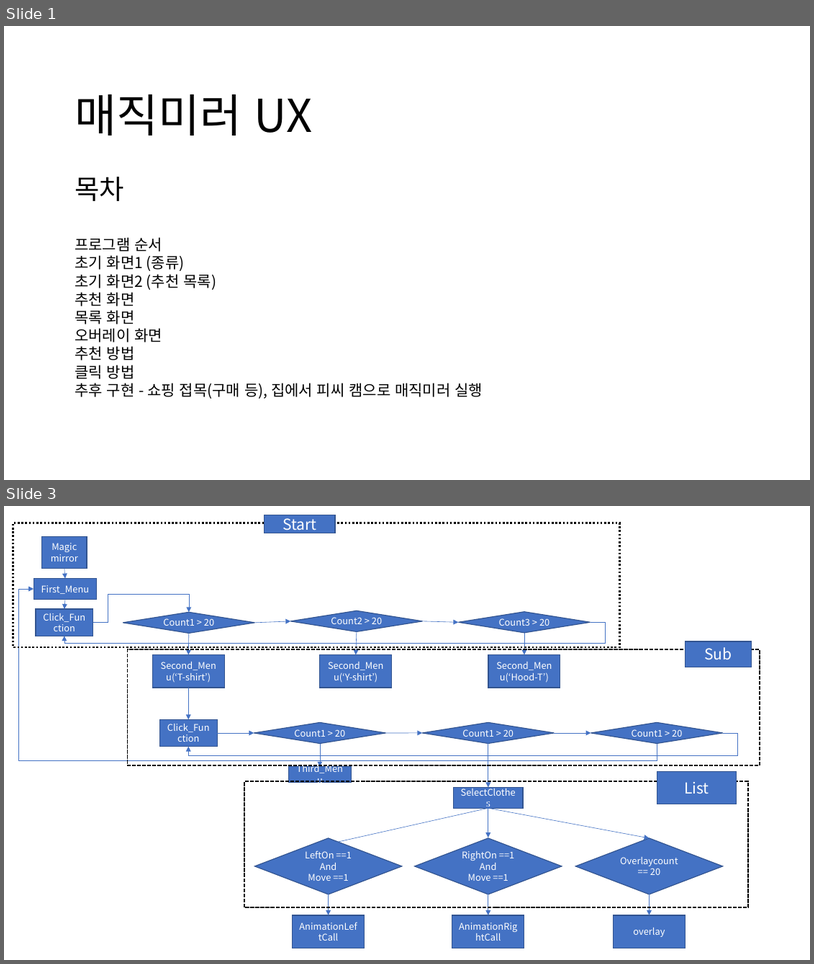
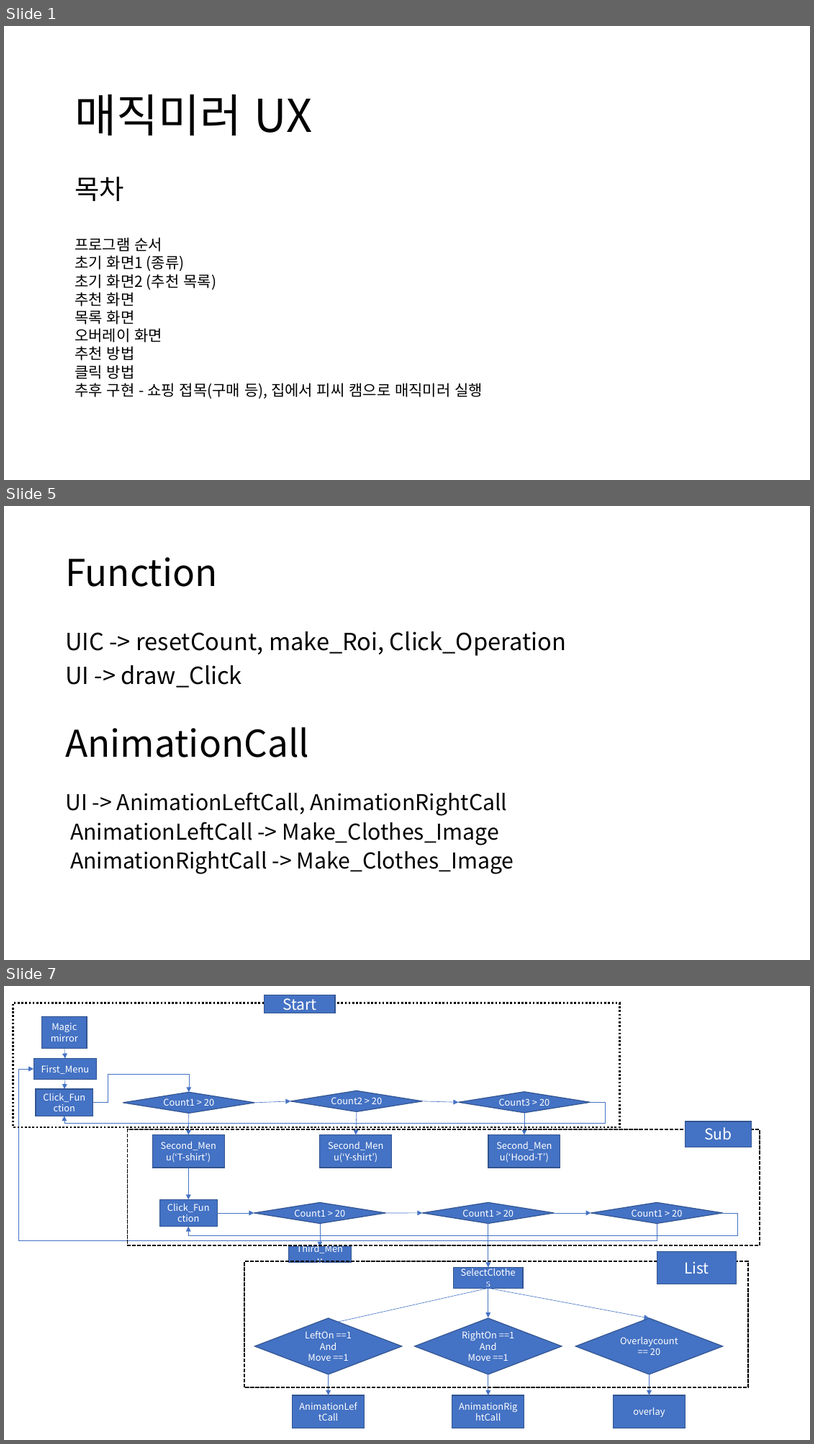
Before and after one commit to namhun21/Cosmoos, a slide deck: project/ppt/ux 디자인.pptx. Shown one above the other, each under a label of ours: slides 1 and 3 before the commit, slides 1, 5 and 7 after it; the slides between them are not shown. The pictures are 814x964 and 814x1444 pixels, drawn with LibreOffice and Linux fonts; fonts in the diff are those of the drawing. Boxes give left, top, right and bottom in pixels: in the first picture for what was removed or moved away, otherwise in the second. Text is boxed around its words. In the diff, an @@ line names an element or a change of style, - is before the commit and + after.

```diff
--- a/project/ppt/ux 디자인.pptx
+++ b/project/ppt/ux 디자인.pptx
@@ slide 5 added at <box>4,506,810,960</box>, background #FFFFFF @@
@@ title added at <box>65,557,217,587</box>, 44 pt, text #000000 @@
+Function
@@ text added at <box>65,631,566,687</box>, 28 pt, text #000000 @@
+UIC -> resetCount, make_Roi, Click_Operation
+UI -> draw_Click
@@ text added at <box>65,727,309,757</box>, 44 pt, text #000000 @@
+AnimationCall
@@ text added at <box>65,792,514,874</box>, 25.9 pt, text #000000 @@
+UI -> AnimationLeftCall, AnimationRightCall
+AnimationLeftCall -> Make_Clothes_Image
+AnimationRightCall -> Make_Clothes_Image
@@ what was slide 3 is now slide 7 @@
```
Also in this commit, not shown: 4 other slides added, 1 slide removed.
